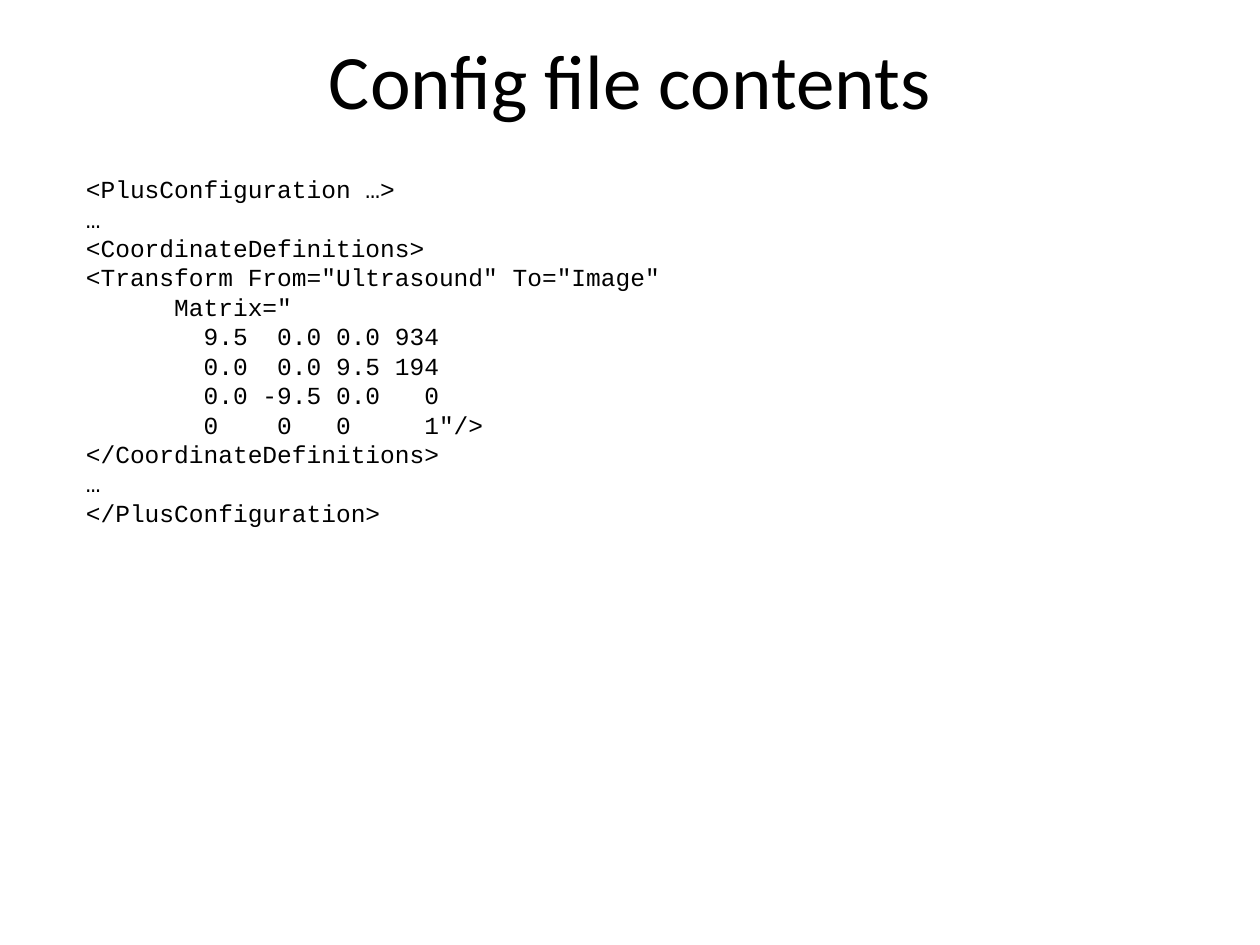
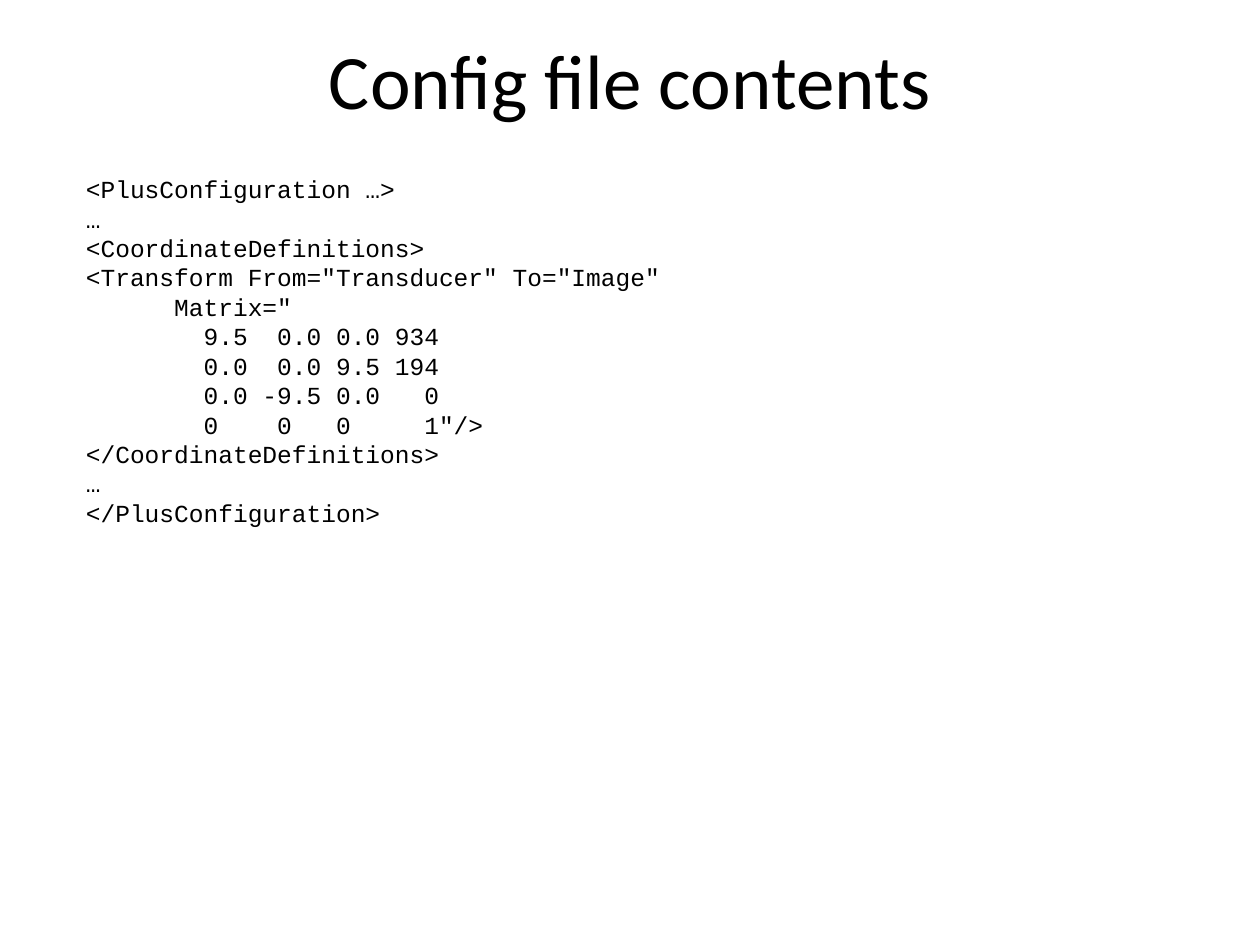
Before and after one commit to PlusToolkit/PlusDoc, a slide deck: slide 5 of tutorials/TransducerToProbeTransformComputation.pptx. Drawn at 1260x945 pixels with LibreOffice and Linux fonts; fonts in the diff are those of the drawing. Boxes give left, top, right and bottom in pixels: in the first picture for what was removed or moved away, otherwise in the second. Text is boxed around its words. In the diff, an @@ line names an element or a change of style, - is before the commit and + after.

Commit message:
re #712: Made TransducerToProbe transformation computation more clear (committed missed changes)

```diff
--- a/tutorials/TransducerToProbeTransformComputation.pptx
+++ b/tutorials/TransducerToProbeTransformComputation.pptx
@@ text at [86,269,660,291]: text changed @@
-<Transform From="Ultrasound" To="Image"
+<Transform From="Transducer" To="Image"
```
Also in this commit, not shown: 3 other slides changed.
